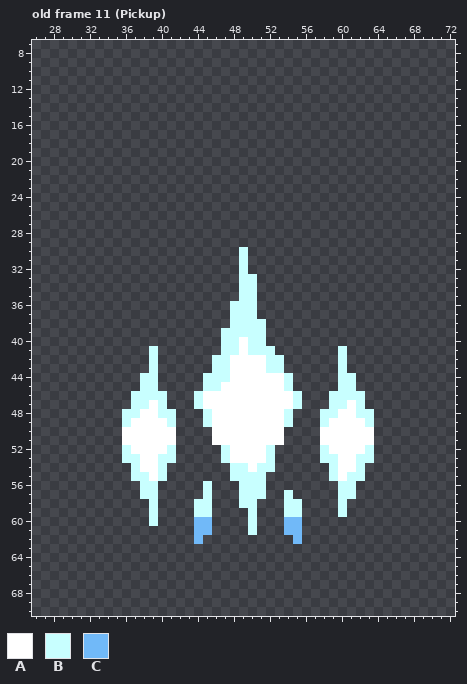
File history of a pixel-art file, holoVersus/Items/Prism/AsepriteFiles/Prism.aseprite. The first picture shows the starting point.
100x100 pixels, 15 frames. Shown: old frame 11 (Pickup): x 26..72, y 7..70. The commit also changed other frames, which this record leaves out.
Palette (. is transparent): A #ffffff  B #c8ffff  C #71b9f8
Pixels before, old frame 11 (Pickup) (only the part around the change), first column x 31:
16 ........................................
17 ........................................
18 ........................................
19 ........................................
20 ........................................
21 ........................................
22 ........................................
23 ........................................
24 ........................................
25 ........................................
26 ........................................
27 ........................................
28 ........................................
29 ........................................
30 ..................B.....................
31 ..................B.....................
32 ..................B.....................
33 ..................BB....................
34 ..................BB....................
35 ..................BB....................
36 .................BBB....................
37 .................BBB....................
38 .................BBBB...................
39 ................BBBBB...................
40 ................BBABB...................
41 ........B.......BBABBB.......B..........
42 ........B......BBAAAABB......B..........
43 ........B......BBAAAABB......B..........
44 .......BB.....BBBAAAAAAB.....BB.........
45 .......BB.....BBAAAAAAAB.....BB.........
46 ......BBBB...BAAAAAAAAAAB...BBBB........
47 ......BBAB...BAAAAAAAAAAB...BBAB........
48 .....BBAABB...BAAAAAAAAB...BBAABB.......
49 .....BAAAAB...BAAAAAAAAB...BAAAAB.......
50 .....AAAAAA....AAAAAAAA....AAAAAA.......
51 .....AAAAAA....AAAAAAAA....AAAAAA.......
52 .....BAAAAB.....BAAAAB.....BAAAAB.......
53 .....BBAABB.....BAAAAB.....BBAABB.......
54 ......BAAB.......BBABB......BAAB........
55 ......BBAB.......BBBB.......BABB........
56 .......BB.....B...BBB........BB.........
57 .......BB.....B...BBB..B.....BB.........
58 ........B....BB...BB...BB....B..........
59 ........B....BB....B...BB....B..........
60 ........B....CC....B...CC...............
61 .............CC....B...CC...............
62 .............C..........C...............
63 ........................................
64 ........................................
65 ........................................
66 ........................................
67 ........................................
68 ........................................
69 ........................................
70 ........................................
After the commit:
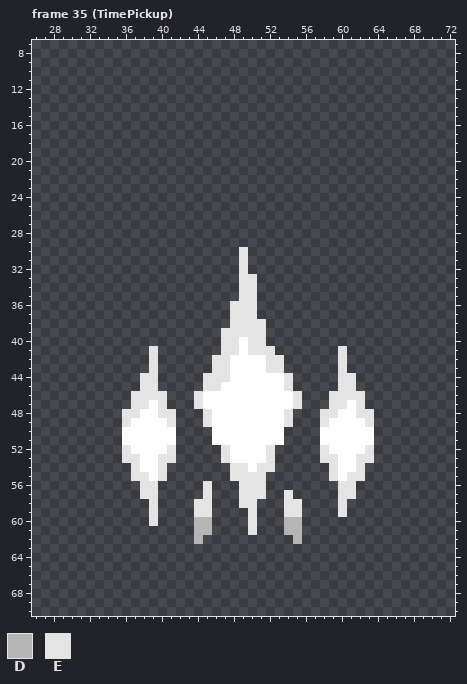
Colours new in this view: D #b5b5b5  E #e4e4e4
A new or re-ordered frame is compared with the old frame closest to it.
Changes in this commit:
frames 15 -> 39
Changed rows in their new state; - is an unchanged pixel.
Frame 35 (TimePickup) is new; against old frame 11 (Pickup), layer "Sprite":
first column x 36:
30 -------------E--------------
31 -------------E--------------
32 -------------E--------------
33 -------------EE-------------
34 -------------EE-------------
35 -------------EE-------------
36 ------------EEE-------------
37 ------------EEE-------------
38 ------------EEEE------------
39 -----------EEEEE------------
40 -----------EE-EE------------
41 ---E-------EE-EEE-------E---
42 ---E------EE----EE------E---
43 ---E------EE----EE------E---
44 --EE-----EEE------E-----EE--
45 --EE-----EE-------E-----EE--
46 -EEEE---E----------E---EEEE-
47 -EE-E---E----------E---EE-E-
48 EE--EE---E--------E---EE--EE
49 E----E---E--------E---E----E
52 E----E-----E----E-----E----E
53 EE--EE-----E----E-----EE--EE
54 -E--E-------EE-EE------E--E-
55 -EE-E-------EEEE-------E-EE-
56 --EE-----E---EEE--------EE--
57 --EE-----E---EEE--E-----EE--
58 ---E----EE---EE---EE----E---
59 ---E----EE----E---EE----E---
60 ---E----DD----E---DD--------
61 --------DD----E---DD--------
62 --------D----------D--------
